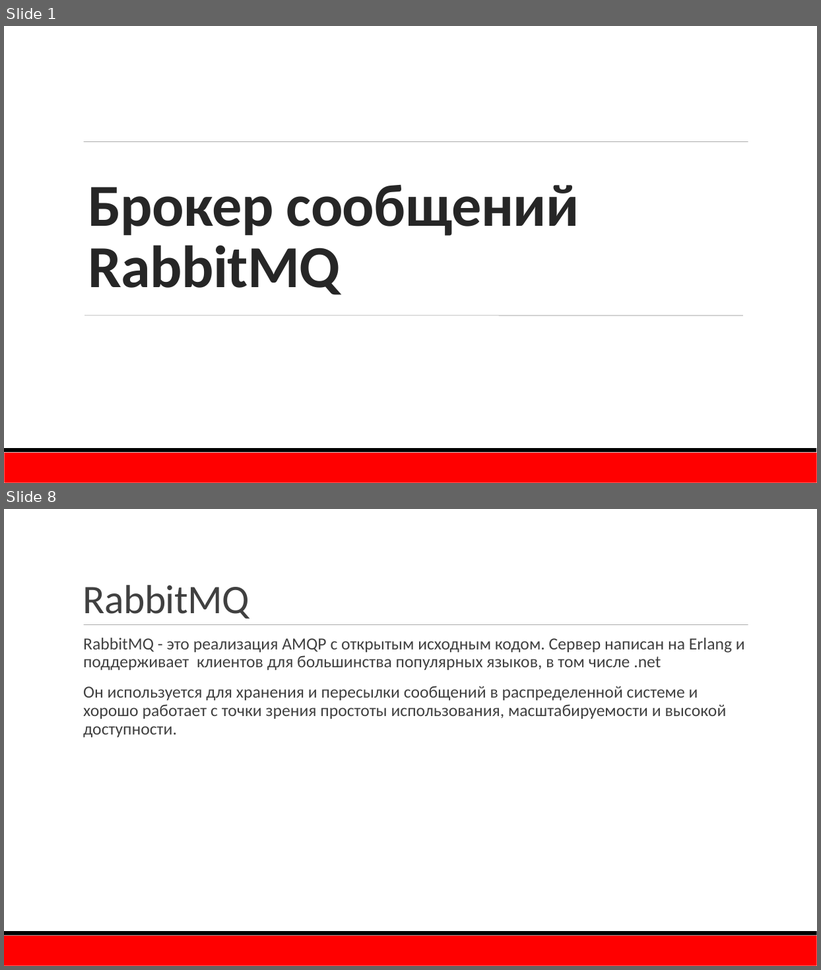
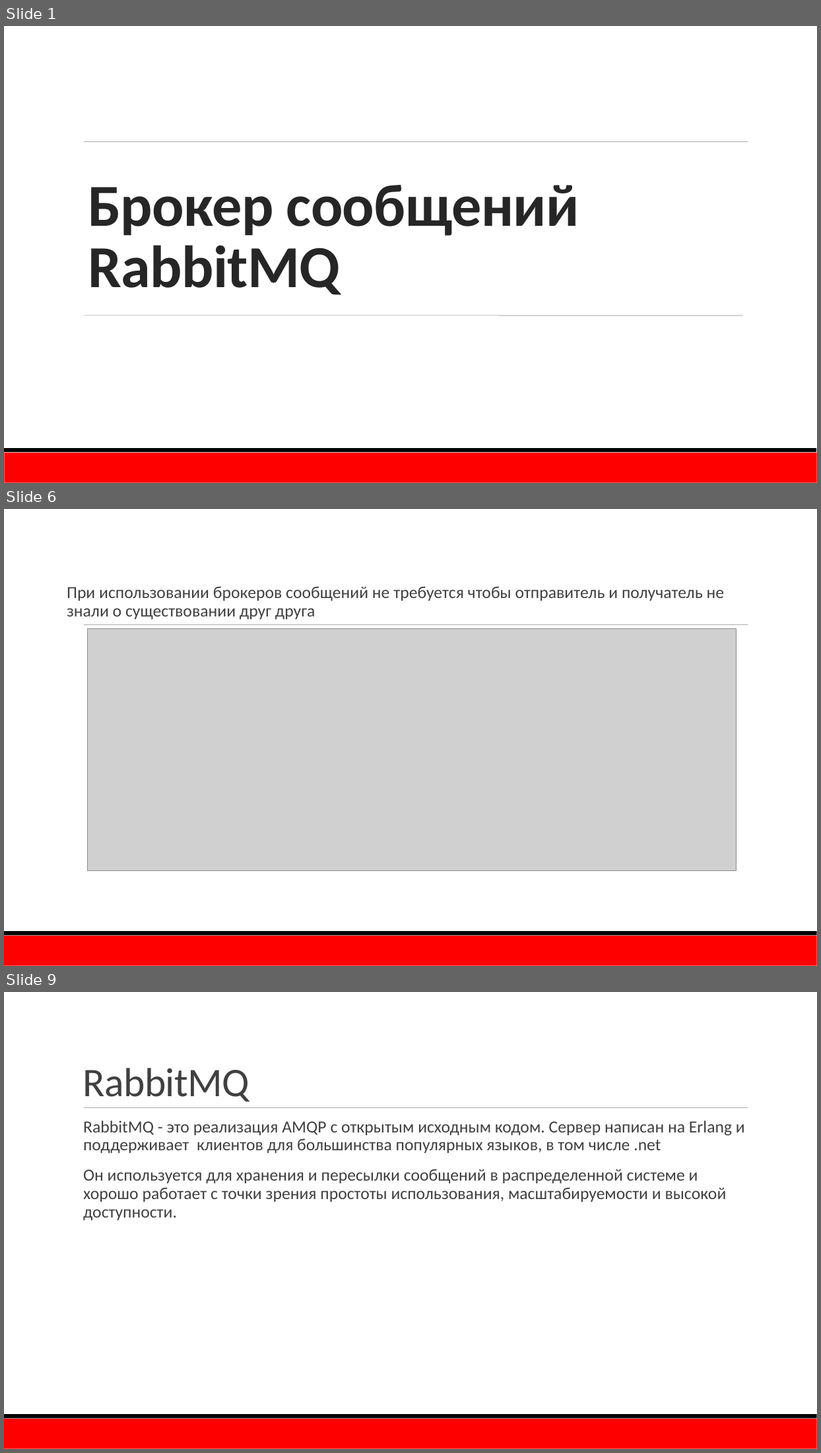
Before and after one commit to TurCons/DisconfRabbitMq, a slide deck: presentation/RabbitMQ.pptx. Shown one above the other, each under a label of ours: slides 1 and 8 before the commit, slides 1, 6 and 9 after it; the slides between them are not shown. The pictures are 821x970 and 821x1453 pixels, drawn with LibreOffice and Linux fonts; fonts in the diff are those of the drawing; grey boxes stand for pictures; background and template pictures are left out. Boxes give left, top, right and bottom in pixels: in the first picture for what was removed or moved away, otherwise in the second. Text is boxed around its words. In the diff, an @@ line names an element or a change of style, - is before the commit and + after.

```diff
--- a/presentation/RabbitMQ.pptx
+++ b/presentation/RabbitMQ.pptx
@@ slide 6 added at (4,509,817,966), background #FFFFFF; not listed: 3 template elements that a slide beside it also shows @@
@@ text added at (67,586,725,620), 20 pt, text #404040 @@
+При использовании брокеров сообщений не требуется чтобы отправитель и получатель не знали о существовании друг друга
@@ picture added at (88,629,737,871) @@
@@ what was slide 8 is now slide 9 @@
```
Also in this commit, not shown: 5 slides changed, 1 other slide added, 1 slide removed, 1 other file.
